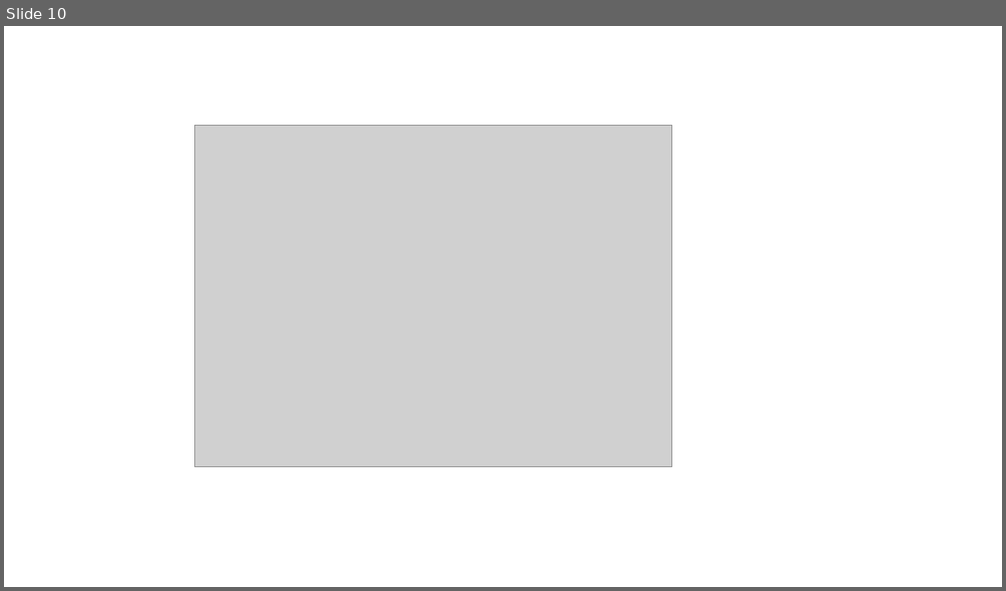
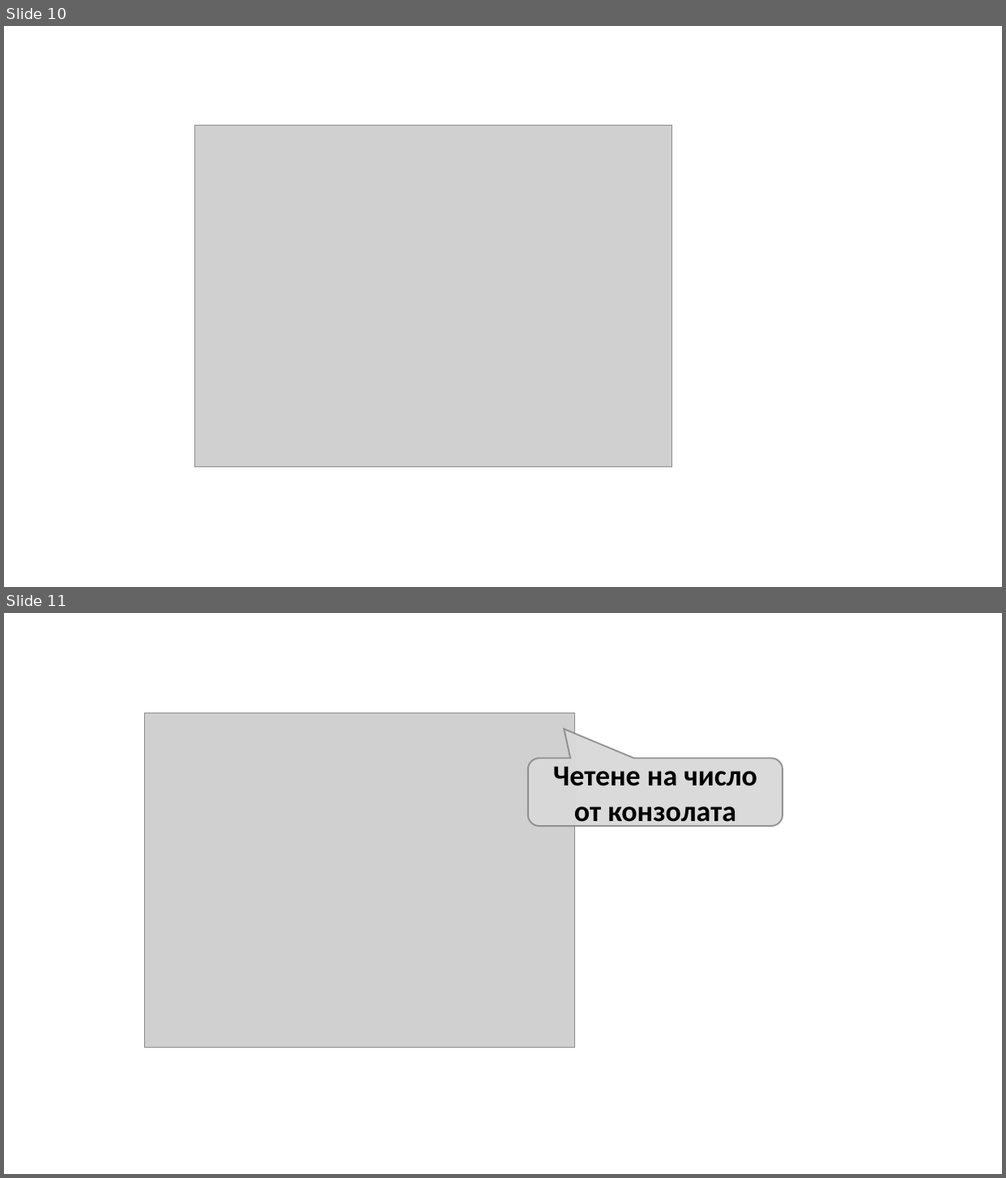
Before and after one commit to SoftUni/Programming-Basics-Book-CSharp-BG, a slide deck: assets/chapter-6-images/chapter-6-images.pptx. Shown one above the other, each under a label of ours: slide 10 before the commit, slides 10 and 11 after it. The pictures are 1006x591 and 1006x1178 pixels, drawn with LibreOffice and Linux fonts; fonts in the diff are those of the drawing; grey boxes stand for pictures. Boxes give left, top, right and bottom in pixels: in the first picture for what was removed or moved away, otherwise in the second. Text is boxed around its words. In the diff, an @@ line names an element or a change of style, - is before the commit and + after.

```diff
--- a/assets/chapter-6-images/chapter-6-images.pptx
+++ b/assets/chapter-6-images/chapter-6-images.pptx
@@ slide 11 added at (4,613,1002,1174), background #FFFFFF @@
@@ picture added at (145,713,575,1047) @@
@@ rounded speech box added at (528,758,782,826), fill #D9D9D9 at 95% opacity, outline #808080 1.5 pt, 28 pt, text #000000, bold @@
+Четене на число от конзолата
```
Also in this commit, not shown: 1 slide changed, 2 other slides added, 1 other file.
